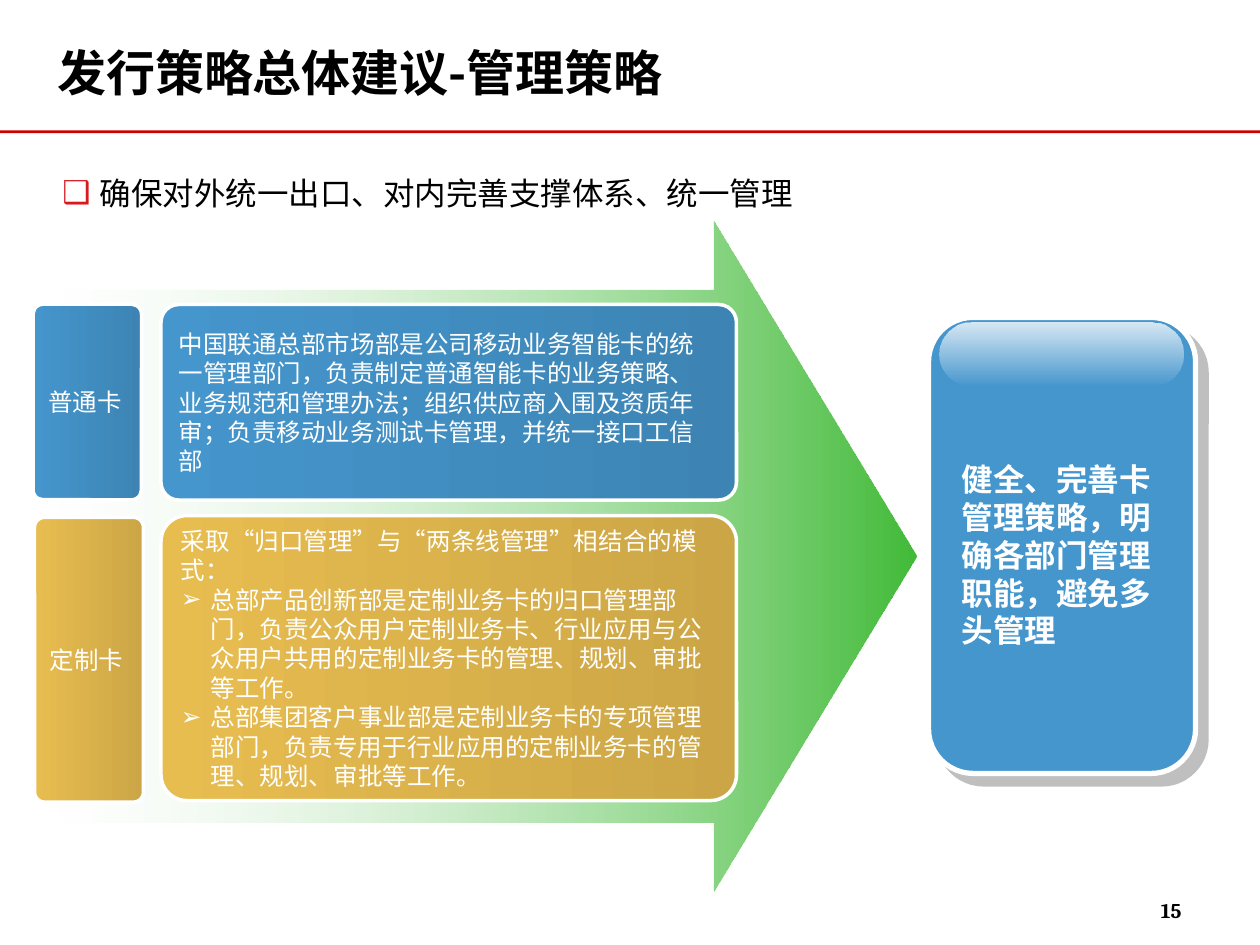
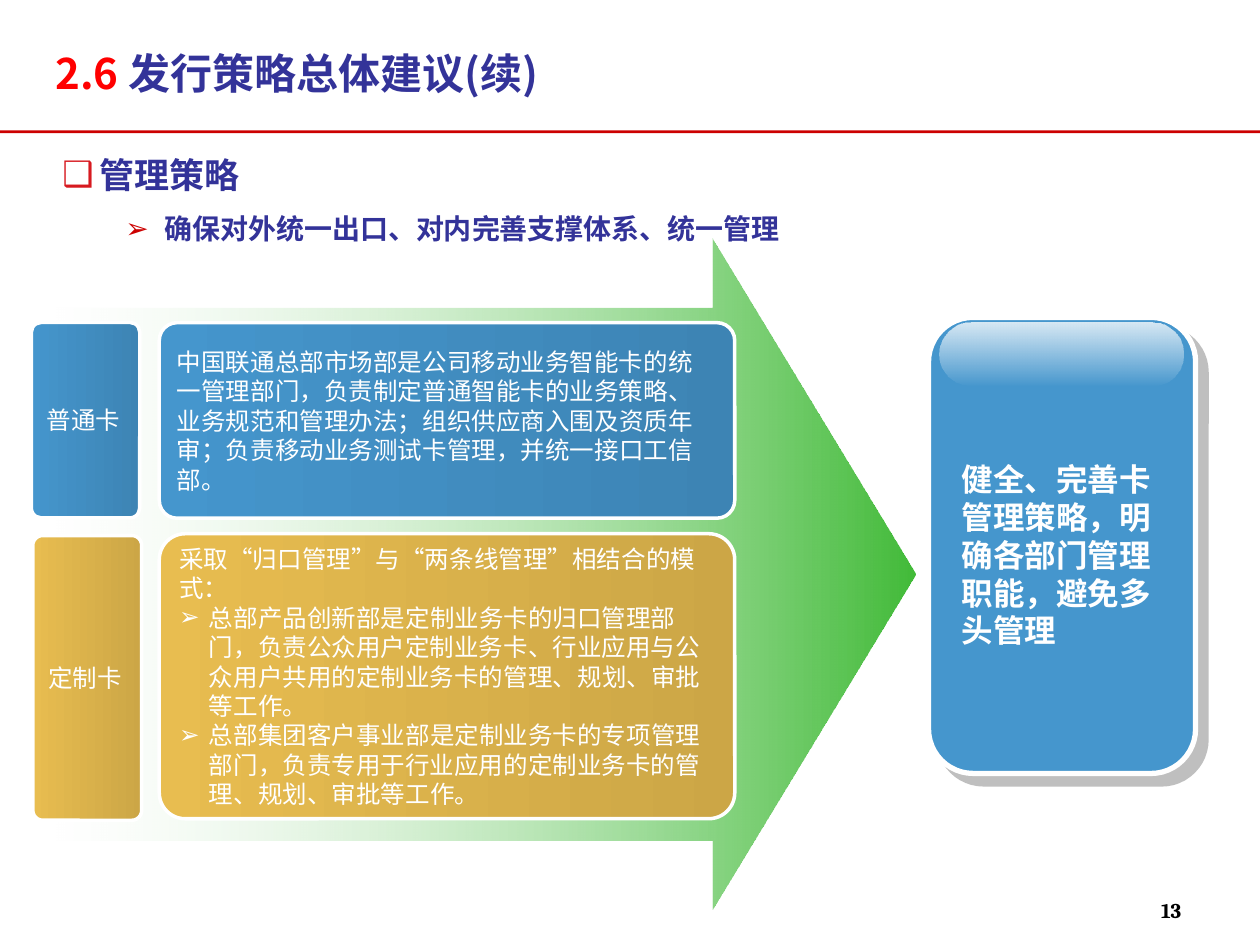
Before and after one commit to momo1101/unicardsrch, a slide deck: slide 13 of 软课题文本/软课题-中国联通电信卡业务及策略研究.ppt (slide 15 before the commit). Drawn at 1260x945 pixels with LibreOffice and Linux fonts; fonts in the diff are those of the drawing; background and template pictures are left out. Boxes give left, top, right and bottom in pixels: in the first picture for what was removed or moved away, otherwise in the second. Text is boxed around its words. In the diff, an @@ line names an element or a change of style, - is before the commit and + after.

Commit message:
市场部最终定稿

```diff
--- a/软课题文本/软课题-中国联通电信卡业务及策略研究.ppt
+++ b/软课题文本/软课题-中国联通电信卡业务及策略研究.ppt
@@ text at <box>55,53,538,98</box>: text changed; size 28 to 24 pt; text colour #000000 to #333399 @@
-发行策略总体建议-管理策略
+2.6 发行策略总体建议(续)
@@ text "管理策略": place and size @@
-text "管理策略" at <box>100,178,793,208</box>
+text "管理策略" at <box>100,158,779,247</box>
@@ text at <box>100,158,240,191</box>: paragraph added @@
+❑ 管理策略
@@ 2 freeform shapes, 2 rounded rectangles, 1 right arrow: place and size @@
-2 freeform shapes, 2 rounded rectangles, 1 right arrow at <box>33,220,916,892</box>
+2 freeform shapes, 2 rounded rectangles, 1 right arrow at <box>32,238,915,910</box>
@@ text at <box>165,215,779,247</box>: size 18 to 16 pt, text colour #000000 to #333399, bold on in "确保对外统一出口、对内完善支撑体系、统一管理"; bullet ❑ to ➢; list level 1 to 2 in "确保对外统一出口、对内完善支撑体系、统一管理"; bullet colour #D71A20 to #CC0000 @@
@@ text in rounded rectangle at <box>177,350,693,491</box>: text changed @@
-中国联通总部市场部是公司移动业务智能卡的统一管理部门，负责制定普通智能卡的业务策略、业务规范和管理办法；组织供应商入围及资质年审；负责移动业务测试卡管理，并统一接口工信部
+中国联通总部市场部是公司移动业务智能卡的统一管理部门，负责制定普通智能卡的业务策略、业务规范和管理办法；组织供应商入围及资质年审；负责移动业务测试卡管理，并统一接口工信部。
@@ page number at <box>1161,903,1181,918</box>: text changed @@
-15
+13
```
Also in this commit, not shown: 21 other slides changed, 3 slides added, 7 slides removed.
